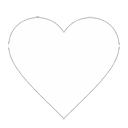
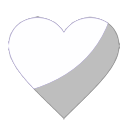
Layer changes from the first (128, 128) image to the second:
pixels changed over <box>8,16,120,120</box> (layer not identified)
